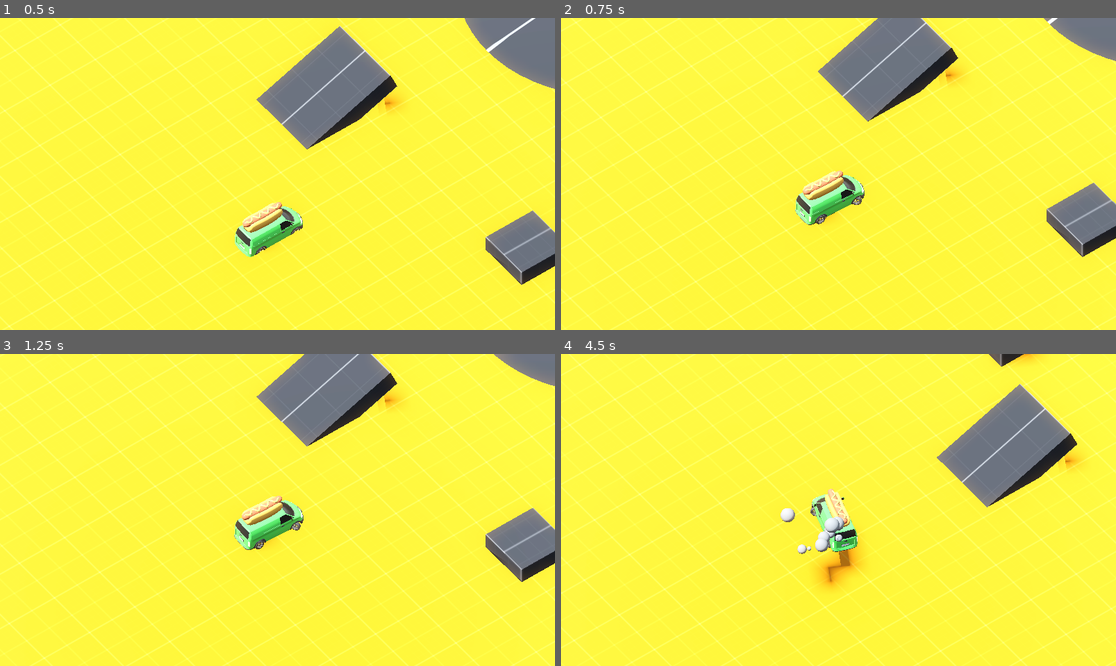
Above: before the commit, frames 1-4 (two rows, left to right).
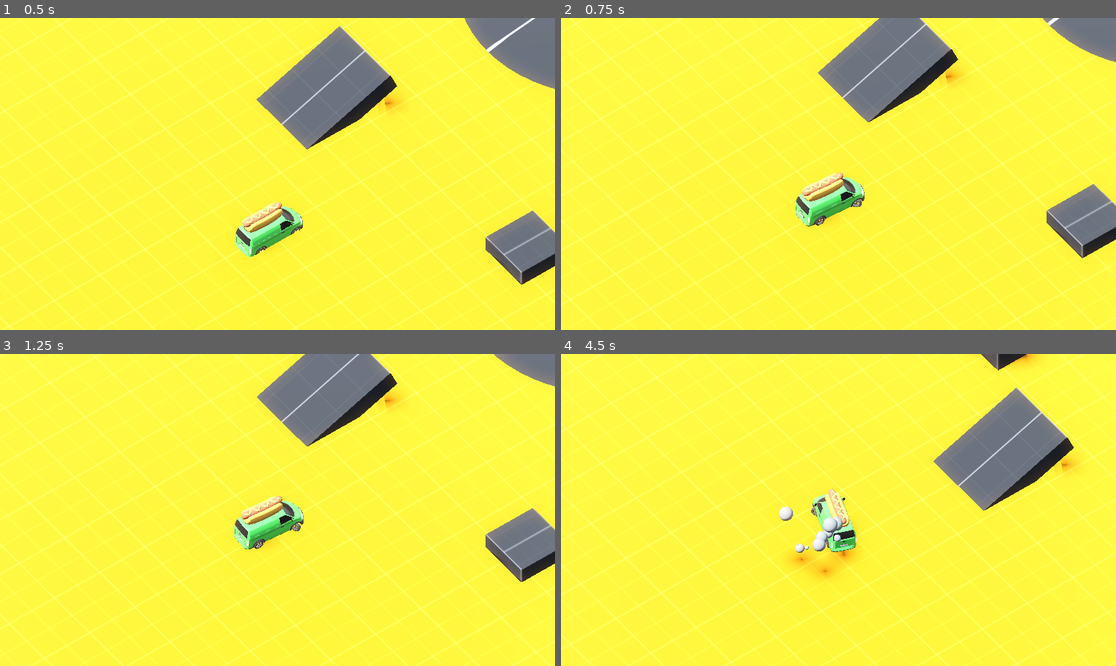
Above: after the commit, the same moments.

Repository: 3deric/Godot_Arcade_Racer
Game: Godot game, scene res://Scenes/level.tscn
Same seed, same stepped clock (60 frames per second), same inputs: the game is played once before the commit and once after it.
Inputs:
- Up to frame 1 (0.5 s): no input
- Up to frame 2 (0.75 s): hold Right (Right) from 0.53 s (still down)
- Up to frame 3 (1.25 s): keep holding Right (Right)
- Up to frame 4 (4.5 s): release Right (Right) at 1.28 s; hold Down (Down) 1.28-2.03 s; hold Right (Right) 2.03-2.78 s; hold Up (Up) 2.78-3.53 s; hold Left (Left) from 3.53 s (still down)

Frame 1 is identical in both runs. In frame 2, 6.9% of the frame differs, in the area x 0-100%, y 0-100%; in frame 3, 0.4%; in frame 4, 9.6%.

Commit message:
Adjusted the physical material of the level elements

Diff:
--- a/Arcade_Racer/Scenes/level.tscn
+++ b/Arcade_Racer/Scenes/level.tscn
@@ -28,8 +28,8 @@
 subdivide_width = 4
 subdivide_depth = 4
 
-[sub_resource type="PhysicsMaterial" id="PhysicsMaterial_tumq0"]
-bounce = 0.2
+[sub_resource type="PhysicsMaterial" id="PhysicsMaterial_6phgx"]
+bounce = 0.25
 
 [sub_resource type="WorldBoundaryShape3D" id="WorldBoundaryShape3D_tumq0"]
 
@@ -71,7 +71,7 @@
 mesh = SubResource("PlaneMesh_51e2h")
 
 [node name="StaticBody3D" type="StaticBody3D" parent="."]
-physics_material_override = SubResource("PhysicsMaterial_tumq0")
+physics_material_override = SubResource("PhysicsMaterial_6phgx")
 
 [node name="CollisionShape3D" type="CollisionShape3D" parent="StaticBody3D"]
 transform = Transform3D(50, 0, 0, 0, 50, 0, 0, 0, 50, 0, 0, 0)
@@ -87,6 +87,7 @@
 skeleton = NodePath("../MeshInstance3D2")
 
 [node name="StaticBody3D" type="StaticBody3D" parent="MeshInstance3D7"]
+physics_material_override = SubResource("PhysicsMaterial_6phgx")
 
 [node name="CollisionShape3D" type="CollisionShape3D" parent="MeshInstance3D7/StaticBody3D"]
 shape = SubResource("SphereShape3D_6phgx")
@@ -97,6 +98,7 @@
 mesh = SubResource("BoxMesh_tumq0")
 
 [node name="StaticBody3D" type="StaticBody3D" parent="MeshInstance3D2"]
+physics_material_override = SubResource("PhysicsMaterial_6phgx")
 
 [node name="CollisionShape3D" type="CollisionShape3D" parent="MeshInstance3D2/StaticBody3D"]
 shape = SubResource("BoxShape3D_tumq0")
@@ -108,6 +110,7 @@
 skeleton = NodePath("../MeshInstance3D4")
 
 [node name="StaticBody3D" type="StaticBody3D" parent="MeshInstance3D5"]
+physics_material_override = SubResource("PhysicsMaterial_6phgx")
 
 [node name="CollisionShape3D" type="CollisionShape3D" parent="MeshInstance3D5/StaticBody3D"]
 shape = SubResource("BoxShape3D_tumq0")
@@ -119,6 +122,7 @@
 skeleton = NodePath("../MeshInstance3D3")
 
 [node name="StaticBody3D" type="StaticBody3D" parent="MeshInstance3D4"]
+physics_material_override = SubResource("PhysicsMaterial_6phgx")
 
 [node name="CollisionShape3D" type="CollisionShape3D" parent="MeshInstance3D4/StaticBody3D"]
 shape = SubResource("BoxShape3D_tumq0")
@@ -130,6 +134,7 @@
 skeleton = NodePath("../MeshInstance3D3")
 
 [node name="StaticBody3D" type="StaticBody3D" parent="MeshInstance3D6"]
+physics_material_override = SubResource("PhysicsMaterial_6phgx")
 
 [node name="CollisionShape3D" type="CollisionShape3D" parent="MeshInstance3D6/StaticBody3D"]
 shape = SubResource("BoxShape3D_tumq0")
@@ -141,6 +146,7 @@
 skeleton = NodePath("../MeshInstance3D2")
 
 [node name="StaticBody3D" type="StaticBody3D" parent="MeshInstance3D3"]
+physics_material_override = SubResource("PhysicsMaterial_6phgx")
 
 [node name="CollisionShape3D" type="CollisionShape3D" parent="MeshInstance3D3/StaticBody3D"]
 shape = SubResource("BoxShape3D_tumq0")
